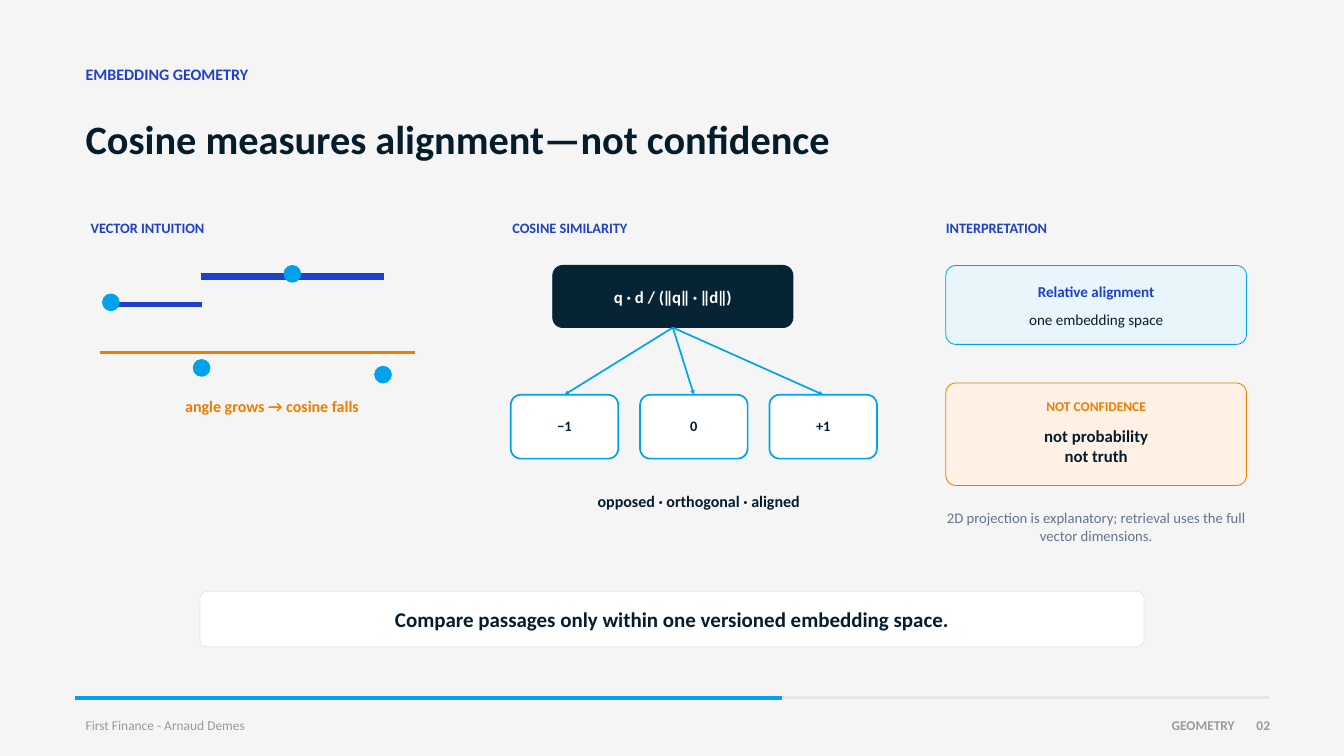
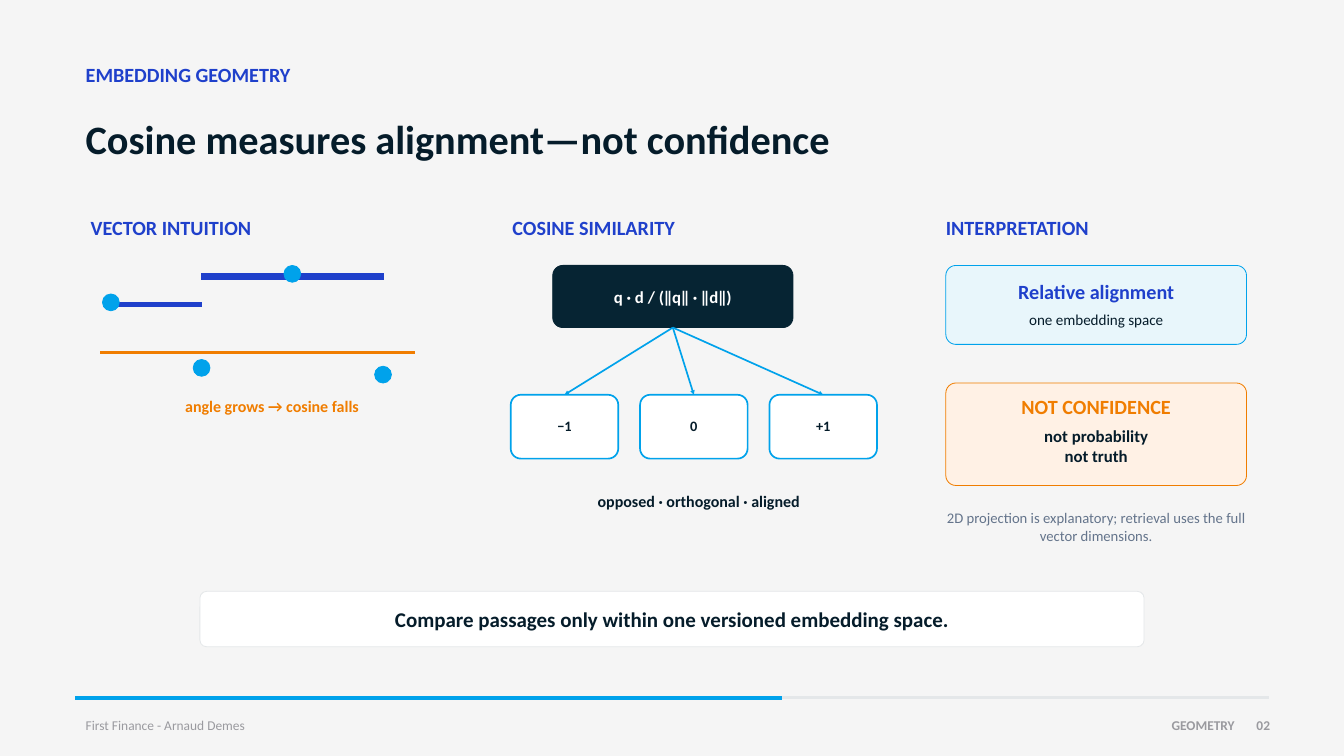
Before and after one commit to Nonocho/finai-academy, a slide deck: slide 2 of decks/06-hybrid-retrieval.pptx. Drawn at 1344x756 pixels with LibreOffice and Linux fonts; fonts in the diff are those of the drawing. Boxes give left, top, right and bottom in pixels: in the first picture for what was removed or moved away, otherwise in the second. Text is boxed around its words. In the diff, an @@ line names an element or a change of style, - is before the commit and + after.

Commit message:
fix: align hybrid retrieval deck with notebook

```diff
--- a/decks/06-hybrid-retrieval.pptx
+++ b/decks/06-hybrid-retrieval.pptx
@@ text "EMBEDDING GEOMETRY" at (x1=86, y1=68, x2=291, y2=82): size 14.2 to 18 pt @@
@@ size 12.8 to 18 pt in 3 elements at (x1=91, y1=221, x2=251, y2=235), (x1=512, y1=221, x2=675, y2=235), (x1=946, y1=221, x2=1089, y2=235) @@
@@ text "Relative alignment" at (x1=1018, y1=285, x2=1174, y2=303): size 13.5 to 18 pt @@
@@ text "NOT CONFIDENCE" at (x1=1021, y1=400, x2=1170, y2=414): size 12 to 18 pt @@
```
Also in this commit, not shown: 5 other slides changed.
